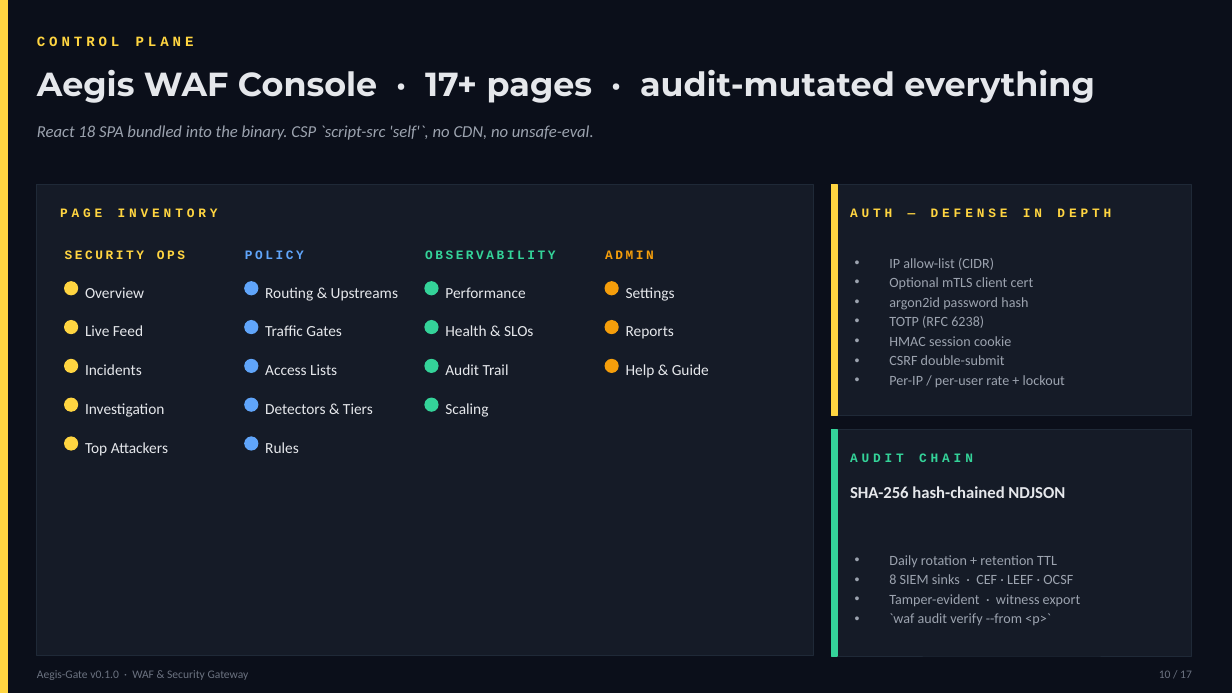
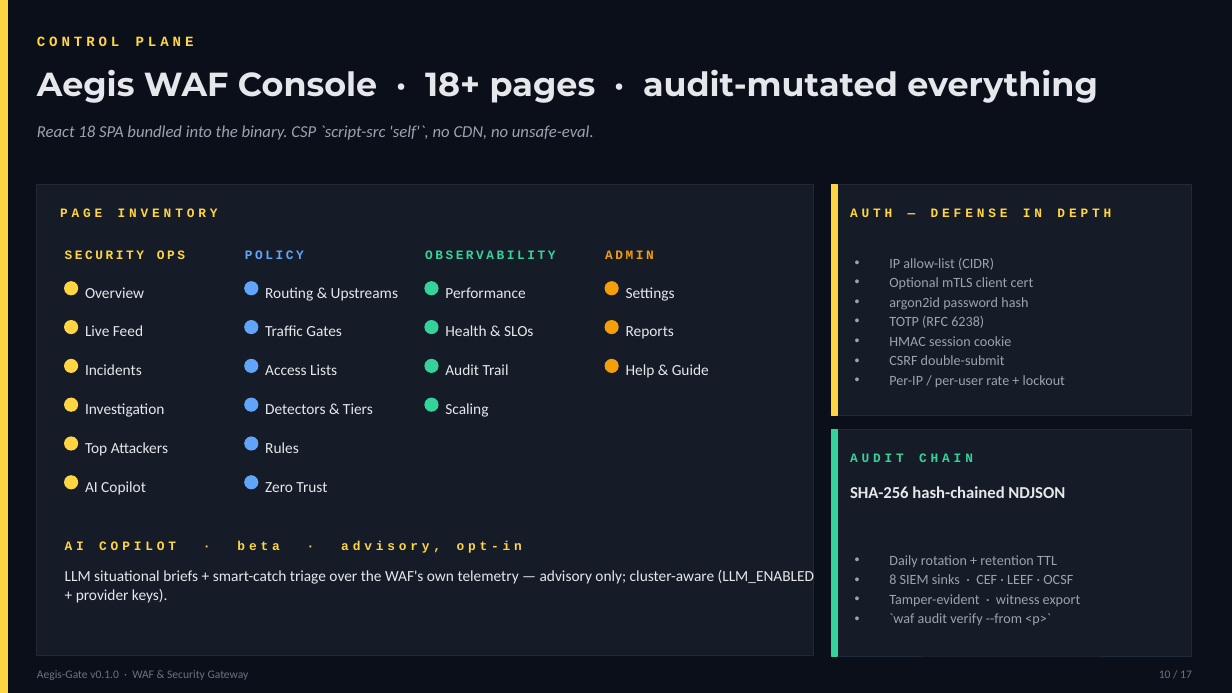
Before and after one commit to nico-aie/aegis-gate, a slide deck: slide 10 of Aegis-Gate-Presentation.pptx. Drawn at 1232x693 pixels with LibreOffice and Linux fonts; fonts in the diff are those of the drawing. Boxes give left, top, right and bottom in pixels: in the first picture for what was removed or moved away, otherwise in the second. Text is boxed around its words. In the diff, an @@ line names an element or a change of style, - is before the commit and + after.

```diff
--- a/Aegis-Gate-Presentation.pptx
+++ b/Aegis-Gate-Presentation.pptx
@@ text at <box>37,69,1098,103</box>: text changed @@
-Aegis WAF Console · 17+ pages · audit-mutated everything
+Aegis WAF Console · 18+ pages · audit-mutated everything
@@ ellipse added at <box>65,476,78,489</box>, fill #FFD541, outline #FFD541 1 pt @@
@@ ellipse added at <box>245,476,258,489</box>, fill #60A5FA, outline #60A5FA 1 pt @@
@@ text added at <box>85,481,146,495</box>, 12 pt, text #E5E7EB @@
+AI Copilot
@@ text added at <box>265,482,327,492</box>, 12 pt, text #E5E7EB @@
+Zero Trust
@@ text added at <box>65,541,522,553</box>, 10 pt, text #FFD541, bold @@
+AI COPILOT · beta · advisory, opt-in
@@ text added at <box>65,570,815,603</box>, 12 pt, text #E5E7EB @@
+LLM situational briefs + smart-catch triage over the WAF's own telemetry — advisory only; cluster-aware (LLM_ENABLED + provider keys).
```
Also in this commit, not shown: 7 other slides changed.
